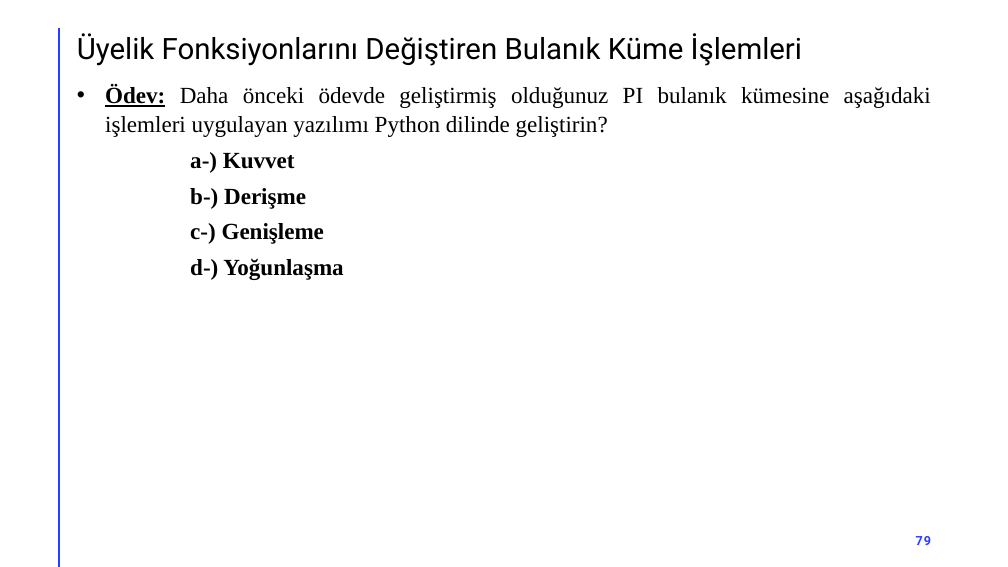
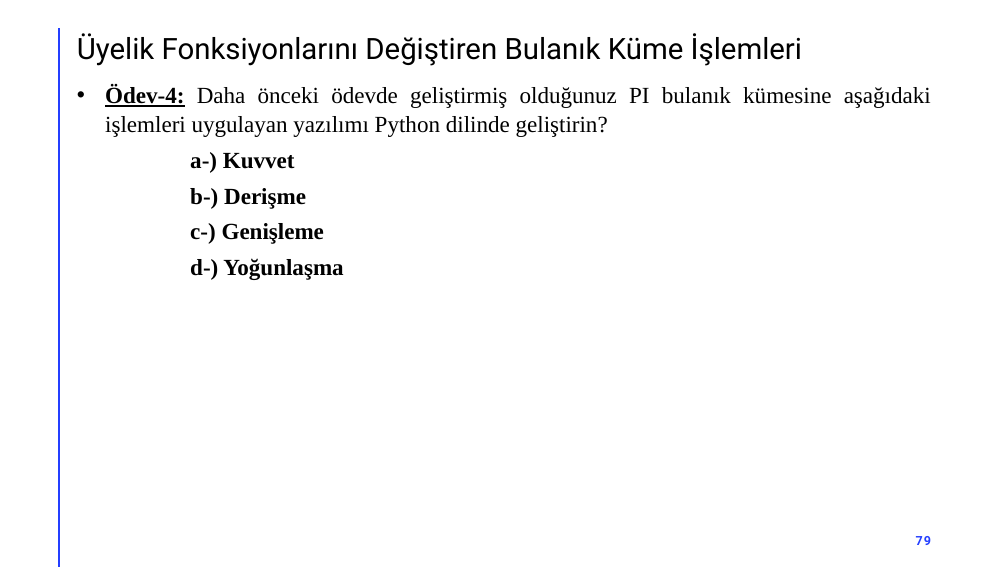
Before and after one commit to akaraci/Bulanik_Mantik, a slide deck: slide 79 of Hafta-2.pptx. Drawn at 1008x567 pixels with LibreOffice and Linux fonts; fonts in the diff are those of the drawing. Boxes give left, top, right and bottom in pixels: in the first picture for what was removed or moved away, otherwise in the second. Text is boxed around its words. In the diff, an @@ line names an element or a change of style, - is before the commit and + after.

```diff
--- a/Hafta-2.pptx
+++ b/Hafta-2.pptx
@@ text at bbox=[105, 85, 931, 137]: text changed @@
-  • Ödev: Daha önceki ödevde geliştirmiş olduğunuz PI bulanık kümesine aşağıdaki işlemleri uygulayan yazılımı Python dilinde geliştirin?
+  • Ödev-4: Daha önceki ödevde geliştirmiş olduğunuz PI bulanık kümesine aşağıdaki işlemleri uygulayan yazılımı Python dilinde geliştirin?
```
Also in this commit, not shown: 16 other slides changed, 1 slide added.
